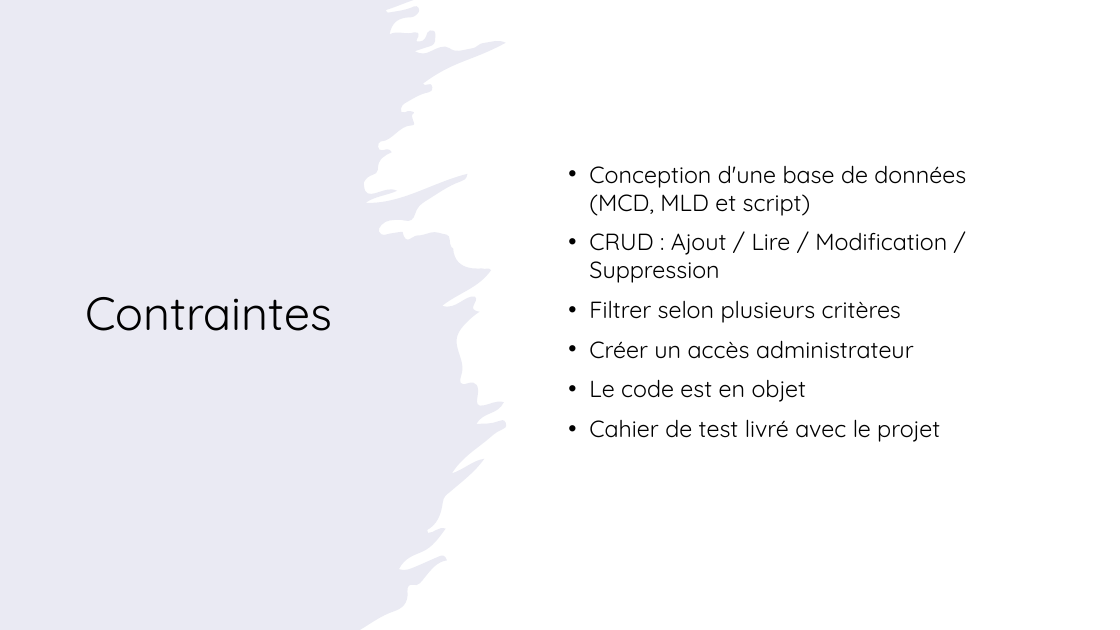
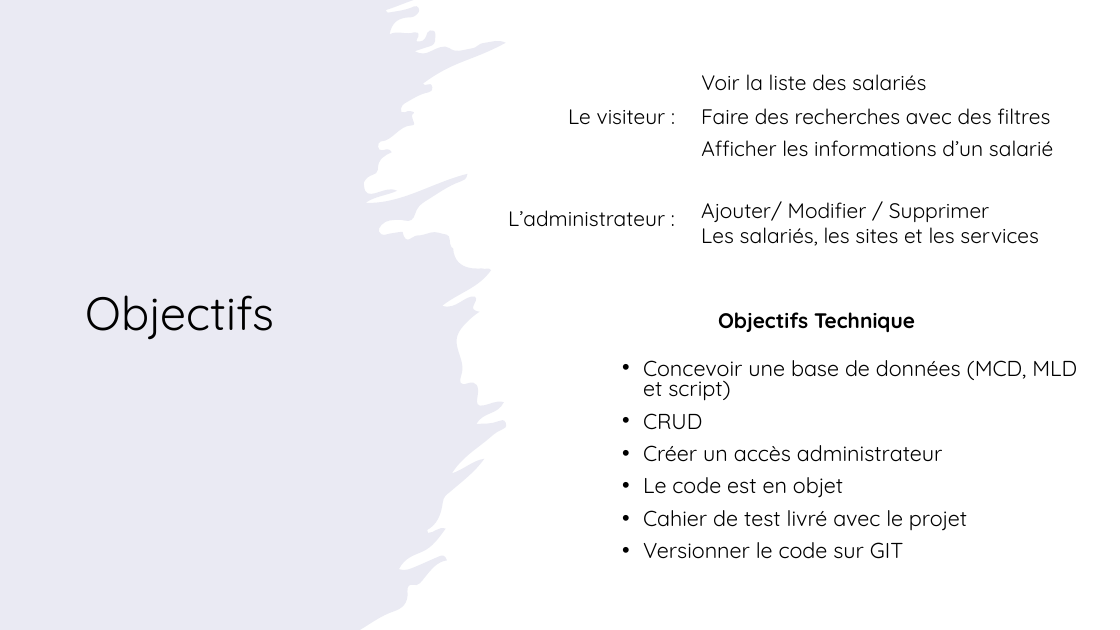
Before and after one commit to nicolasvanhuysse/ProjetAnnuaire, a slide deck: slide 3 of Présentation Projet Individuel Annuaire.pptx (slide 4 before the commit). Drawn at 1120x630 pixels with LibreOffice and Linux fonts; fonts in the diff are those of the drawing. Boxes give left, top, right and bottom in pixels: in the first picture for what was removed or moved away, otherwise in the second. Text is boxed around its words. In the diff, an @@ line names an element or a change of style, - is before the commit and + after.

```diff
--- a/Présentation Projet Individuel Annuaire.pptx
+++ b/Présentation Projet Individuel Annuaire.pptx
@@ text added at (701,74,926,91), 18 pt, text #000000 @@
+Voir la liste des salariés
@@ text added at (568,109,666,125), 18 pt, text #000000 @@
+Le visiteur :
@@ text added at (701,108,1050,125), 18 pt, text #000000 @@
+Faire des recherches avec des filtres
@@ text added at (701,140,1053,157), 18 pt, text #000000 @@
+Afficher les informations d’un salarié
@@ text added at (701,201,1039,246), 18 pt, text #000000 @@
+Ajouter/ Modifier / Supprimer
+Les salariés, les sites et les services
@@ text added at (508,210,665,227), 18 pt, text #000000 @@
+L’administrateur :
@@ title at (85,295,274,340): text changed @@
-Contraintes
+Objectifs
@@ text added at (718,312,915,332), 18 pt, text #000000, bold @@
+Objectifs Technique
@@ text "Concevoir une base de données ...": place and size @@
-text "Concevoir une base de données ..." at (589,165,966,442)
+text "Concevoir une base de données ..." at (643,360,1077,559)
@@ text at (643,360,1077,430): text changed; size 20 to 18.5 pt @@
-• Conception d'une base de données (MCD, MLD et script)
-• CRUD : Ajout / Lire / Modification / Suppression
-• Filtrer selon plusieurs critères
+• Concevoir une base de données (MCD, MLD et script)
+• CRUD
@@ text at (643,445,967,531): size 20 to 18.5 pt in "Créer un accès administrateur", "Le code est en objet", "Cahier de test livré avec le projet"; line spacing 1 to 0.8 @@
@@ text at (643,542,903,559): paragraph added @@
+• Versionner le code sur GIT
```
Also in this commit, not shown: 2 other slides changed, 1 slide removed, 1 other file.
